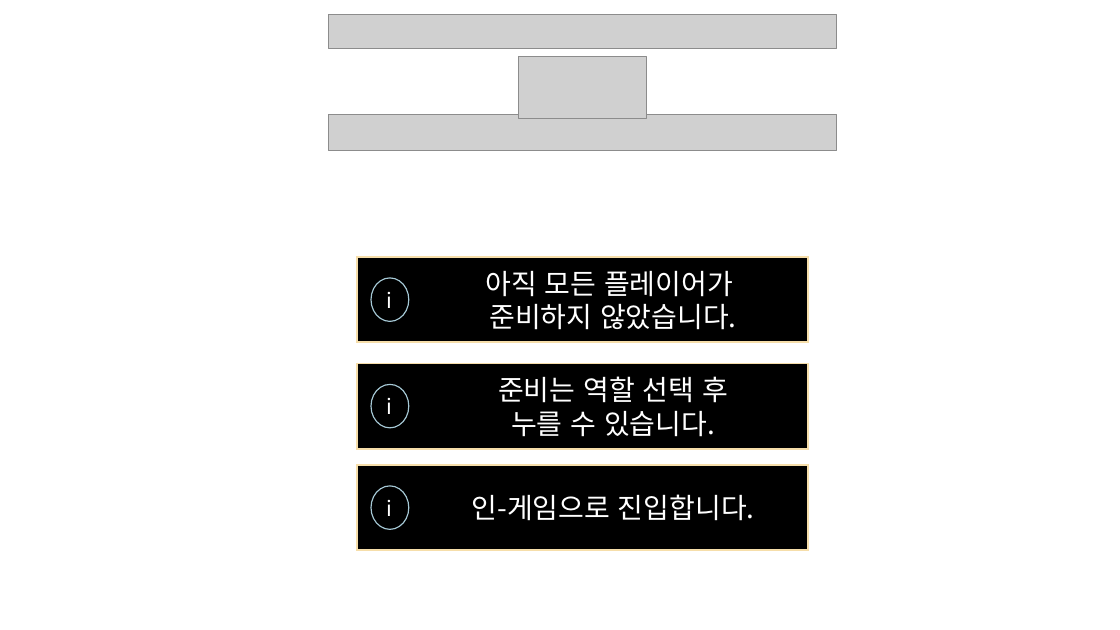
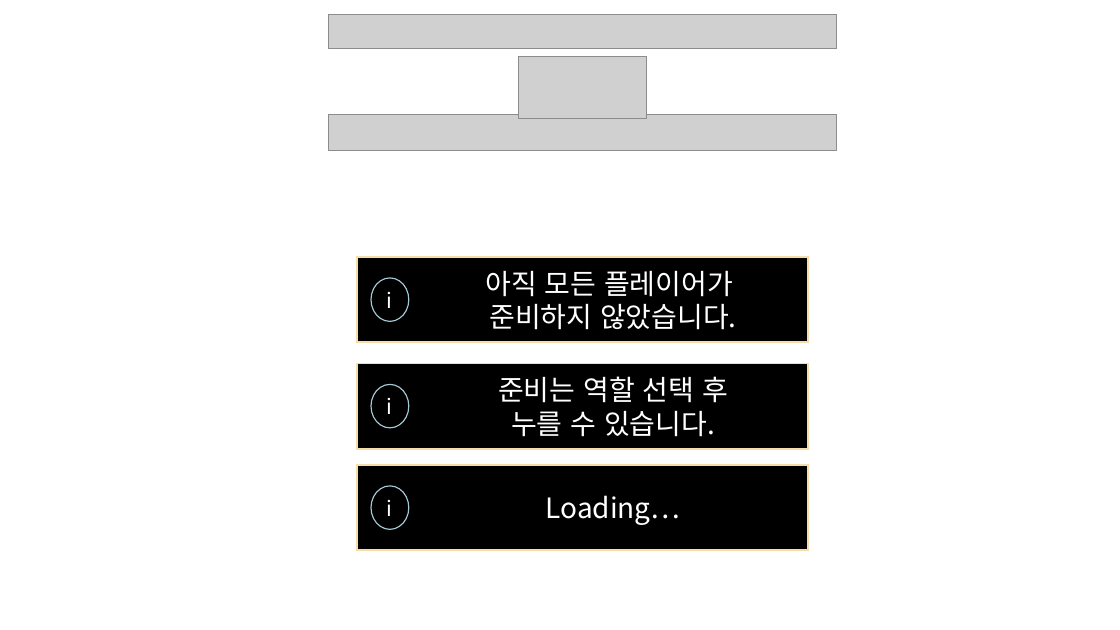
Before and after one commit to kiption/XD, a slide deck: slide 9 of Client/PvE/REVENGER/UI/XDUI/UI.pptx. Drawn at 1120x630 pixels with LibreOffice and Linux fonts; fonts in the diff are those of the drawing; grey boxes stand for pictures. Boxes give left, top, right and bottom in pixels: in the first picture for what was removed or moved away, otherwise in the second. Text is boxed around its words. In the diff, an @@ line names an element or a change of style, - is before the commit and + after.

```diff
--- a/Client/PvE/REVENGER/UI/XDUI/UI.pptx
+++ b/Client/PvE/REVENGER/UI/XDUI/UI.pptx
@@ text in rounded rectangle at <box>546,495,681,525</box>: text changed @@
-인-게임으로 진입합니다.
+Loading…
```
Also in this commit, not shown: 8 other files.
